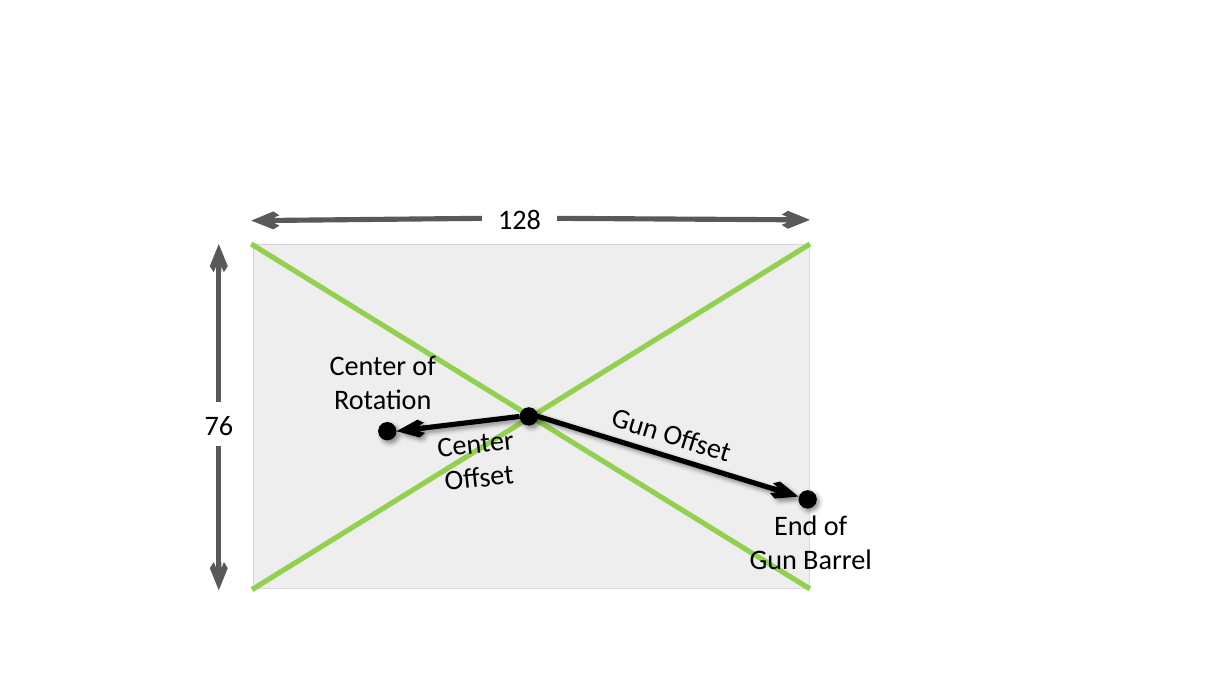
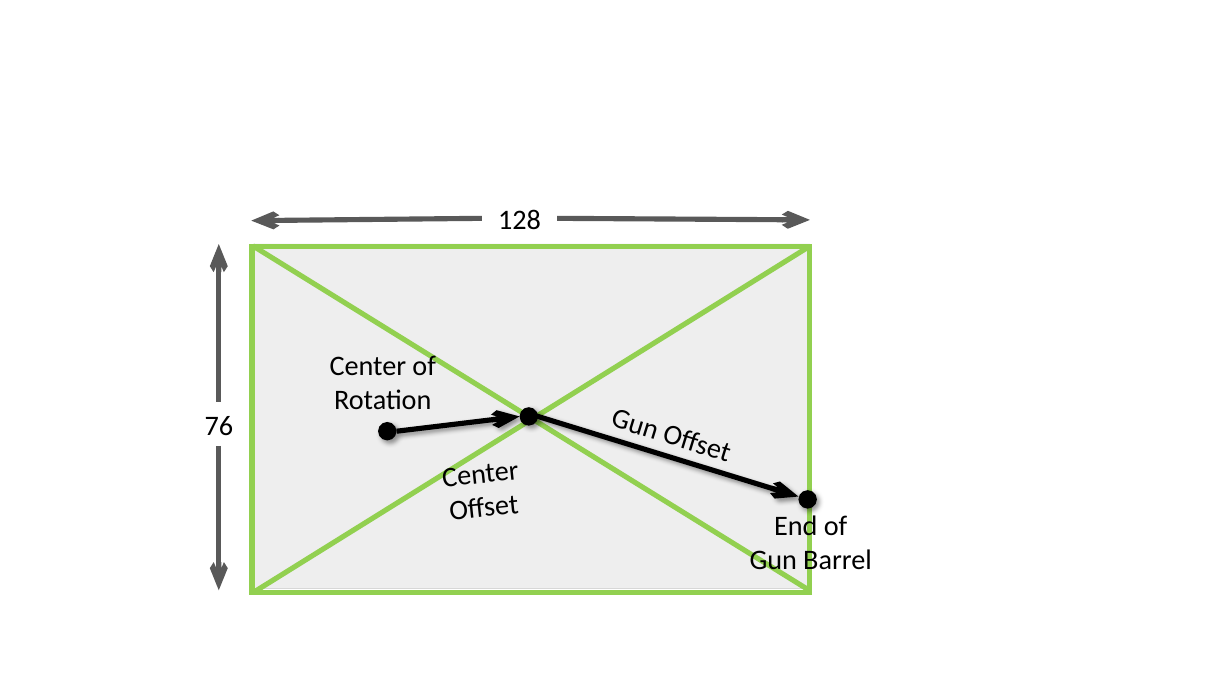
Before and after one commit to Ian-Parberry/sage-docs, a slide deck: slide 1 of Doxygen/games/1. Top Down Game/figures.pptx. Drawn at 1232x693 pixels with LibreOffice and Linux fonts; fonts in the diff are those of the drawing; grey boxes stand for pictures. Boxes give left, top, right and bottom in pixels: in the first picture for what was removed or moved away, otherwise in the second. Text is boxed around its words. In the diff, an @@ line names an element or a change of style, - is before the commit and + after.

```diff
--- a/Doxygen/games/1. Top Down Game/figures.pptx
+++ b/Doxygen/games/1. Top Down Game/figures.pptx
@@ rectangle at (252, 247, 810, 593): outline none to #92D050 4 pt @@
@@ line moved from (252, 590) - (811, 244) to (253, 593) - (810, 247) @@
@@ arrow (519, 417) - (396, 432): arrowheads changed @@
@@ text "Center": place and size @@
-text "Center" at (438, 428, 515, 490)
+text "Center" at (443, 457, 519, 520)
```
Also in this commit, not shown: 18 other files.
